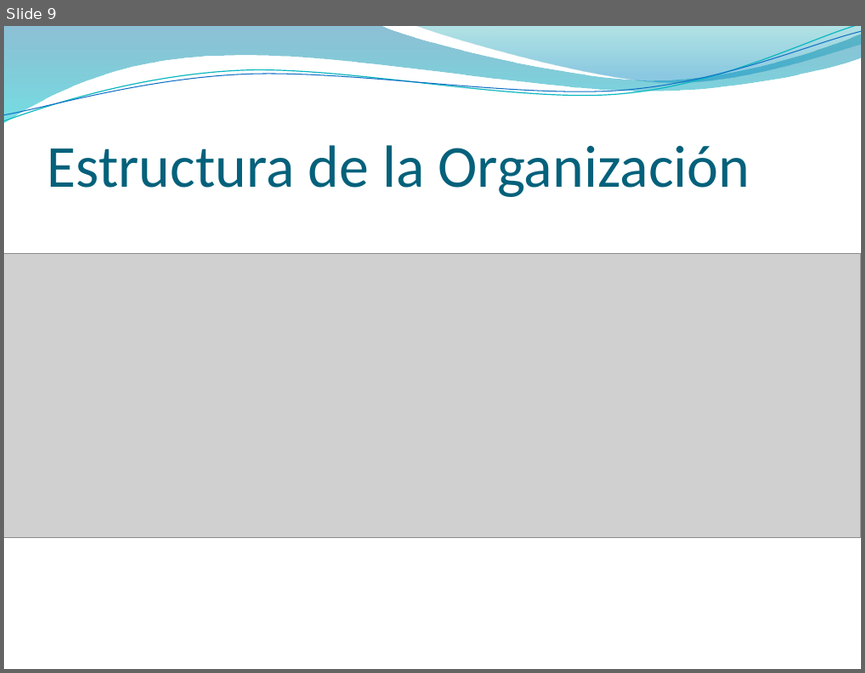
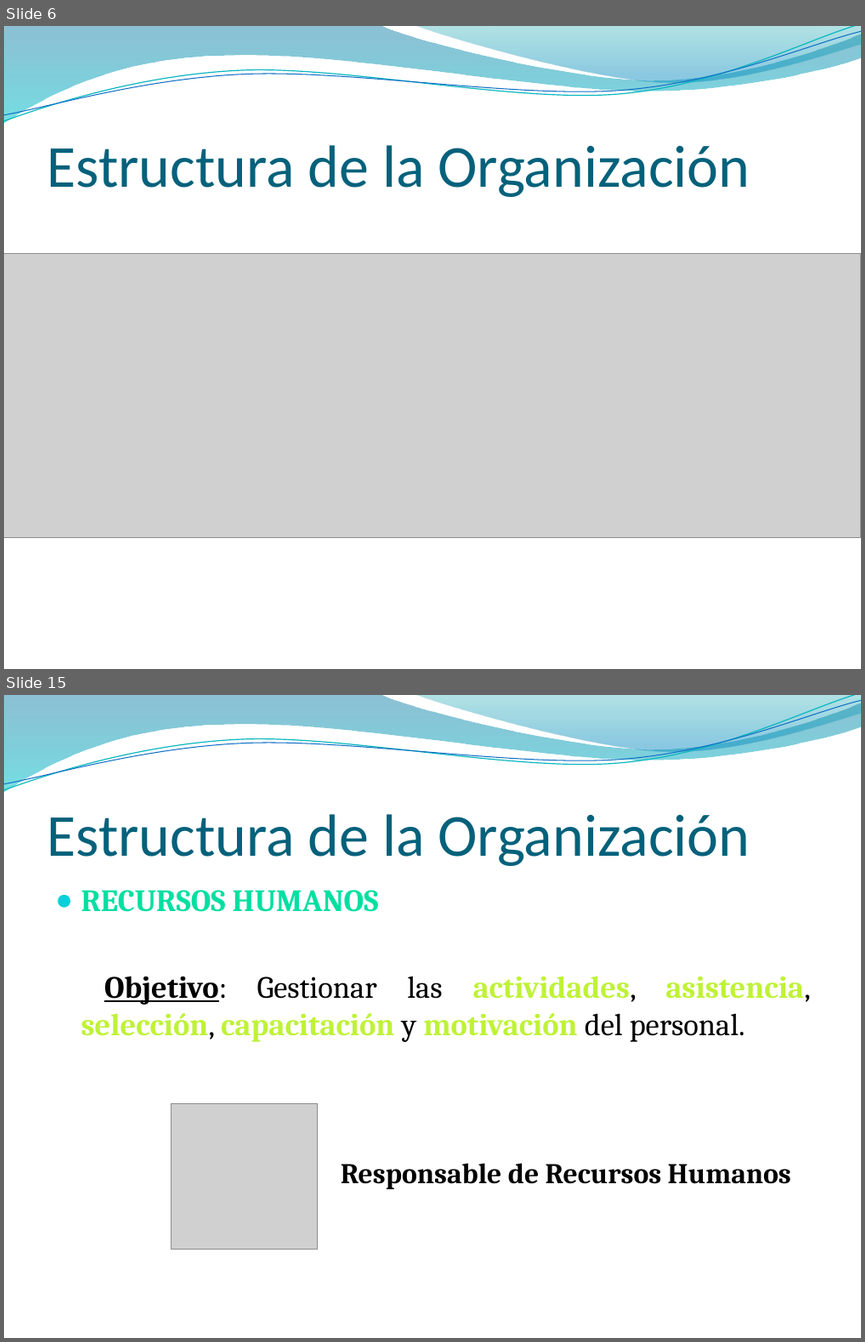
Before and after one commit to NinoMolina/metalurgica, a slide deck: 04_presentaciones/01_InfPreliminar_ModeloNegocio.pptx. Shown one above the other, each under a label of ours: slide 9 before the commit, slides 6 and 15 after it; the slides between them are not shown. The pictures are 865x673 and 865x1342 pixels, drawn with LibreOffice and Linux fonts; fonts in the diff are those of the drawing; grey boxes stand for pictures; background and template pictures are left out. Boxes give left, top, right and bottom in pixels: in the first picture for what was removed or moved away, otherwise in the second. Text is boxed around its words. In the diff, an @@ line names an element or a change of style, - is before the commit and + after.

```diff
--- a/04_presentaciones/01_InfPreliminar_ModeloNegocio.pptx
+++ b/04_presentaciones/01_InfPreliminar_ModeloNegocio.pptx
@@ slide 15 added at (x1=4, y1=695, x2=861, y2=1338), background picture (left out); not listed: 4 template elements that a slide beside it also shows @@
@@ title added at (x1=46, y1=814, x2=749, y2=866), 50 pt, text #04617B @@
+Estructura de la Organización
@@ text added at (x1=81, y1=890, x2=810, y2=1042), 26 pt, text gradient #627E06 to #BFF238 to #F8FEED, bold @@
+● RECURSOS HUMANOS
+Objetivo: Gestionar las actividades, asistencia, selección, capacitación y motivación del personal.
@@ picture added at (x1=171, y1=1104, x2=317, y2=1249) @@
@@ text added at (x1=341, y1=1163, x2=791, y2=1189), 24 pt, text #000000, bold @@
+Responsable de Recursos Humanos
@@ what was slide 9 is now slide 6 @@
```
Also in this commit, not shown: 4 slides changed, 28 other slides added, 10 slides removed.
